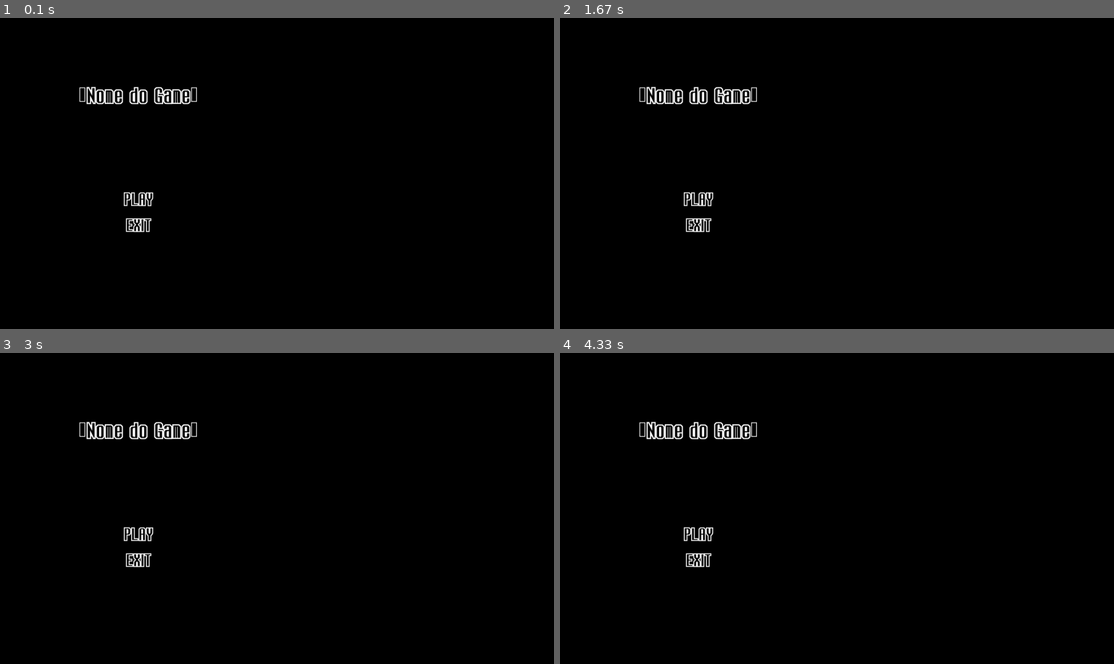
Above: before the commit, frames 1-4 (two rows, left to right).
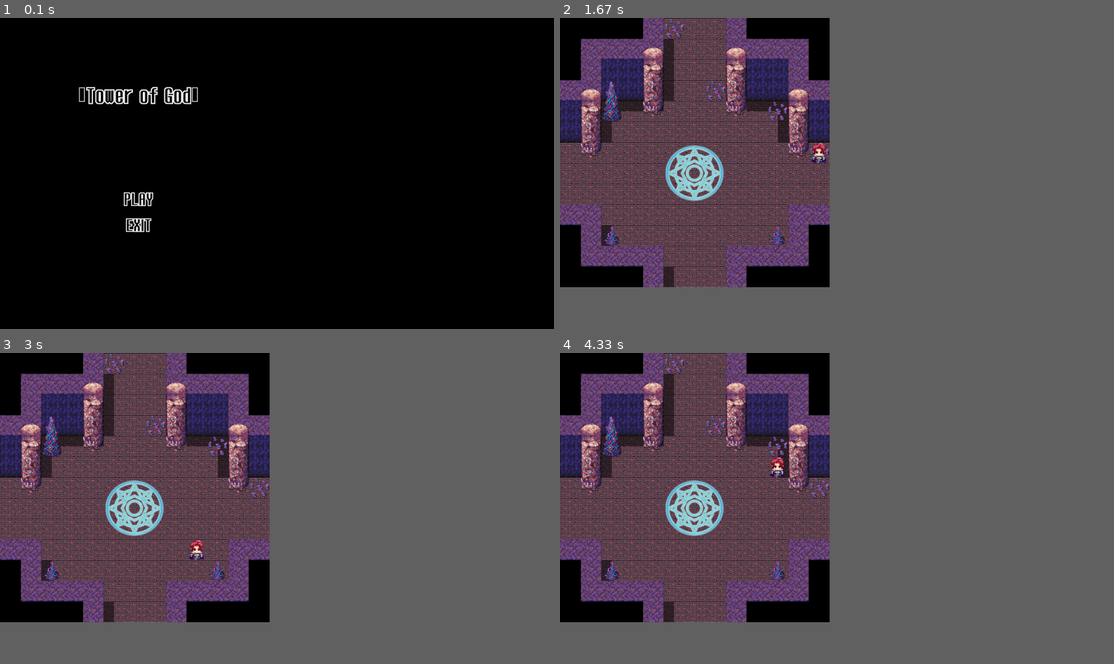
Above: after the commit, the same moments.

Repository: thais-bm/infinity-dungeon
Game: pygame game, started from game/main_game.py
The game is run twice, just before and just after one commit, with the same random seed, the same clock (stepped at 60 frames per second) and the same inputs.
Inputs (mouse positions are in pixels of both pictures, inside the frame that each line leads up to):
- Up to frame 1 (0.1 s): no input
- Up to frame 2 (1.67 s): click "PLAY" at 0.38 s; hold Right 0.67-1.13 s; move the mouse to (698, 170) at 0.7 s; hold Up 1.17-1.47 s; hold Right from 1.5 s (still down)
- Up to frame 3 (3 s): release Right at 1.97 s; hold Left 2-2.53 s; hold Down 2.57-2.87 s; hold Left from 2.9 s (still down)
- Up to frame 4 (4.33 s): release Left at 3.3 s; hold Up 3.33-3.7 s; hold Right from 3.73 s (still down)
In frame 2 the window is 900x506 before the commit and 438x438 after it. Grey fills any space a smaller window leaves; there, only what the larger window draws over its background counts as a difference.

The runs differ from the first frame. In frame 1, 0.7% of the frame differs, in the area x 14-36%, y 22-28%; in frame 2, 36%; in frame 3, 36%; in frame 4, 36%, in the area x 0-49%, y 0-87%.

Commit message:
Upload Maps + tryout phase1

Diff:
--- a/game/main_game.py
+++ b/game/main_game.py
@@ -1,5 +1,6 @@
 import pygame
 import sys
+import phase_1
 
 pygame.init()
 
@@ -32,7 +33,7 @@
 
     # Game name in Menu
     menu_font = pygame.font.Font('assets/SegaArcadeFont-Regular.ttf', 50)
-    game_name = menu_font.render('<Nome do Game>', True, COLOR_WHITE)
+    game_name = menu_font.render('<Tower of God>', True, COLOR_WHITE)
     game_name_rect = game_name.get_rect(center=(SCREEN_WIDTH//4, SCREEN_HEIGHT//4))
 
     # Options (play)
@@ -77,6 +78,7 @@
         if event.type == pygame.MOUSEBUTTONDOWN:
             if play_button_rect.collidepoint(MENU_MOUSE_POS):
                 print("Play button clicked!")
+                phase_1.iniciar()
             if exit_button_rect.collidepoint(MENU_MOUSE_POS):
                 print("Exit button clicked!")
                 main_menu = False
--- /dev/null
+++ b/game/phase_1.py
@@ -0,0 +1,112 @@
+import pygame
+import sys
+
+
+def iniciar():
+    # Matriz
+    maze = [
+        [1, 1, 1, 1, 1, 0, 0, 0, 1, 1, 1, 1, 1, 1],
+        [1, 1, 1, 1, 1, 0, 0, 0, 1, 1, 1, 1, 1, 1],
+        [1, 1, 1, 1, 1, 0, 0, 0, 1, 1, 1, 1, 1, 1],
+        [1, 1, 1, 1, 1, 0, 0, 0, 1, 1, 1, 1, 1, 1],
+        [1, 1, 0, 0, 0, 0, 0, 0, 0, 0, 0, 1, 1, 1],
+        [1, 1, 0, 0, 0, 0, 0, 0, 0, 0, 0, 1, 1, 1],
+        [0, 0, 0, 0, 0, 0, 0, 0, 0, 0, 0, 0, 0, 0],
+        [0, 0, 0, 0, 0, 0, 0, 0, 0, 0, 0, 0, 0, 0],
+        [0, 0, 0, 0, 0, 0, 0, 0, 0, 0, 0, 0, 0, 0],
+        [1, 1, 0, 0, 0, 0, 0, 0, 0, 0, 0, 1, 1, 1],
+        [1, 1, 0, 0, 0, 0, 0, 0, 0, 0, 0, 1, 1, 1],
+        [1, 1, 1, 1, 1, 0, 0, 0, 1, 1, 1, 1, 1, 1],
+        [1, 1, 1, 1, 1, 0, 0, 0, 1, 1, 1, 1, 1, 1],
+        [1, 1, 1, 1, 1, 0, 0, 0, 1, 1, 1, 1, 1, 1],
+    ]
+
+    # Player
+    player_pos = [7, 6]  # Começa na posição (1, 1)
+    TILE_SIZE = 48
+
+    # Colors
+    COLOR_WHITE = (255, 255, 255)
+    COLOR_BLACK = (0, 0, 0)
+    TRANSPARECE = (0, 0, 0, 0)
+
+    # Pygame Setup
+    pygame.init()
+    SCREEN_WIDTH = 624
+    SCREEN_HEIGHT = 624
+    size = (SCREEN_WIDTH, SCREEN_HEIGHT)
+    screen = pygame.display.set_mode(size)
+    pygame.display.set_caption("Tower Of God")
+
+    # Menu loop
+    game_loop = True
+    game_clock = pygame.time.Clock()
+
+    # Map
+    bg = pygame.image.load('assets/assets_wall/Map003.png').convert()
+
+
+    # draw walls
+    def draw_maze():
+        for row in range(len(maze)):
+            for col in range(len(maze[row])):
+                if maze[row][col] == 1:
+                    transparent_surface = pygame.Surface((TILE_SIZE, TILE_SIZE), pygame.SRCALPHA)
+                    transparent_surface.fill(TRANSPARECE)
+                    screen.blit(transparent_surface, (col * TILE_SIZE, row * TILE_SIZE))
+
+
+    def can_move(x, y):
+        return maze[x][y] == 0
+
+
+    def draw_player():
+        sprite = pygame.image.load(f'assets/player_walking/tile00{0}.png').convert_alpha()
+        rect_sprite = sprite.get_rect()
+        rect_sprite.x = player_pos[1] * TILE_SIZE
+        rect_sprite.y = player_pos[0] * TILE_SIZE
+        screen.blit(sprite, rect_sprite)
+
+
+    while game_loop:
+        for event in pygame.event.get():
+            if event.type == pygame.QUIT:
+                game_loop = False
+
+        # Movimentação do jogador
+        keys = pygame.key.get_pressed()
+        if keys[pygame.K_LEFT]:
+            if can_move(player_pos[0], player_pos[1] - 1):
+                player_pos[1] -= 1
+        if keys[pygame.K_RIGHT]:
+            if can_move(player_pos[0], player_pos[1] + 1):
+                player_pos[1] += 1
+        if keys[pygame.K_UP]:
+            if can_move(player_pos[0] - 1, player_pos[1]):
+                player_pos[0] -= 1
+        if keys[pygame.K_DOWN]:
+            if can_move(player_pos[0] + 1, player_pos[1]):
+                player_pos[0] += 1
+
+        # Mudanca mapa
+        if player_pos[0] < 0:  # top
+            player_pos[0] = 12
+        if player_pos[0] > 12:  # Bottom
+            player_pos[0] = 0
+        if player_pos[1] < 0:  # Left
+            player_pos[1] = 12
+        if player_pos[1] > 12:  # Right
+            player_pos[1] = 0
+
+        # Load Map
+        screen.blit(bg, (0, 0))
+        draw_maze()
+        draw_player()
+
+        pygame.display.update()
+        pygame.display.flip()
+
+        pygame.time.Clock().tick(10)
+
+    pygame.quit()
+    sys.exit()
Binary file added: game/assets/assets_wall/Map001.png
Binary file added: game/assets/assets_wall/Map002.png
Binary file added: game/assets/assets_wall/Map003.png
Binary file added: game/assets/assets_wall/Map004.png
Binary file added: game/assets/assets_wall/Map005.png
Binary file added: game/assets/assets_wall/Map006.png
Binary file added: game/assets/assets_wall/Map007.png
Binary file added: game/assets/assets_wall/Map008.png
Binary file added: game/assets/assets_wall/Map009.png
Binary file added: game/assets/assets_wall/Map010.png
Binary file added: game/assets/assets_wall/Map011.png
Binary file added: game/assets/assets_wall/Map012.png
(and 1 more such lines)
